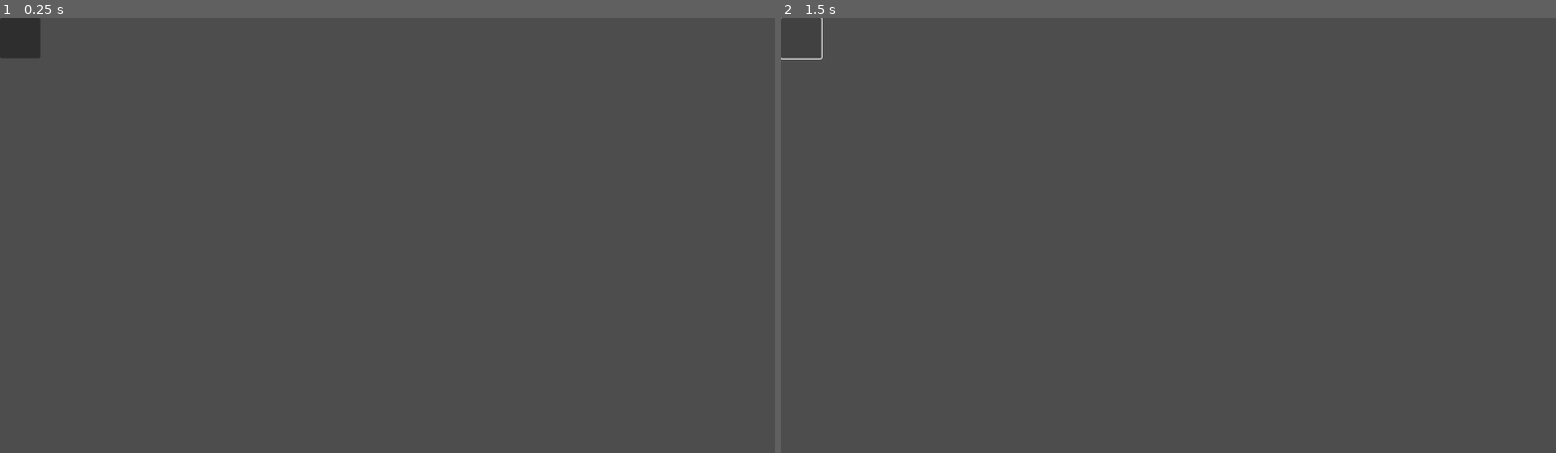
Above: before the commit, frames 1-2 (left to right).
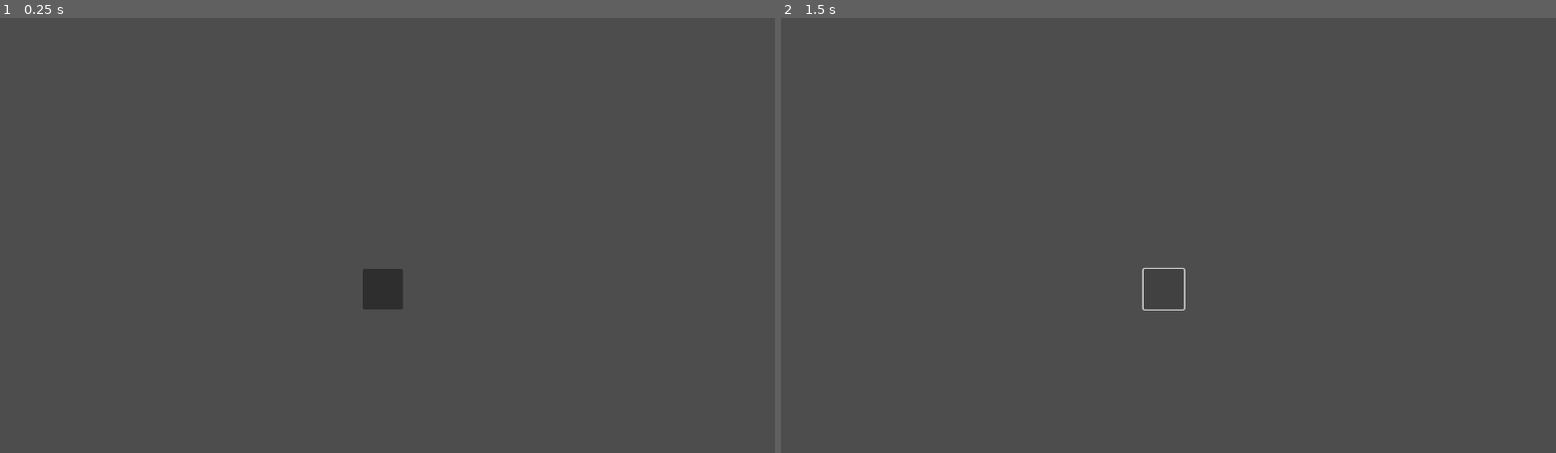
Above: after the commit, the same moments.

Repository: FlingFlongerz/Runes-of-ASL
Game: Godot game, scene res://scenes/finger_spell_screen.tscn
Two runs of this game, one before a commit and one after it. Both use one fixed random seed, a clock stepped at 60 frames per second and the inputs below. The project has no main scene, so this scene is started directly.
Inputs (mouse positions are in pixels of both pictures, inside the frame that each line leads up to; where the layout moved, square brackets give the same spot in the first picture):
- Up to frame 1 (0.25 s): no input
- Up to frame 2 (1.5 s): click (1160, 287) [804, 39] at 0.5 s; click (1160, 287) [804, 39] at 1.25 s

The runs differ from the first frame. In frame 1, 0.9% of the frame differs, in the area x 0-52%, y 0-68%; in frame 2, 0.1%.

Commit message:
python to godot connection TPC error in godot data error

Diff:
--- /dev/null
+++ b/scenes/ServerTest.tscn
@@ -0,0 +1,6 @@
+[gd_scene load_steps=2 format=3 uid="uid://dxsn0lbfb1ctw"]
+
+[ext_resource type="Script" path="res://scripts/test_detection.gd" id="1_o20p4"]
+
+[node name="ServerTest" type="Node"]
+script = ExtResource("1_o20p4")
--- a/scenes/finger_spell_screen.tscn
+++ b/scenes/finger_spell_screen.tscn
@@ -13,5 +13,7 @@
 
 [node name="HBoxContainer" type="HBoxContainer" parent="."]
 layout_mode = 0
-offset_right = 40.0
-offset_bottom = 40.0
+offset_left = 539.0
+offset_top = 374.0
+offset_right = 579.0
+offset_bottom = 414.0
--- /dev/null
+++ b/scripts/test_detection.gd
@@ -0,0 +1,36 @@
+extends Node
+
+var client : StreamPeerTCP
+var connected = false
+
+# -------------------------
+# Change these if needed
+# -------------------------
+const HOST = "127.0.0.1"
+const PORT = 8765
+
+func _ready():
+	client = StreamPeerTCP.new()
+	var err = client.connect_to_host(HOST, PORT)
+	if err == OK:
+		connected = true
+		print("✅ Connected to Python ASL TCP server")
+	else:
+		print("❌ Could not connect:", err)
+
+func _process(_delta):
+	if connected:
+		var available_bytes = client.get_available_bytes()
+		if available_bytes > 0:
+			var msg = client.get_utf8_string(available_bytes)
+			# Split messages by newline (in case Python sends multiple JSON objects)
+			for line in msg.strip_edges().split("\n"):
+				if line == "":
+					continue
+				var parse_result = JSON.parse_string(line)
+				if parse_result.error == OK:
+					var data = parse_result.result
+					if typeof(data) == TYPE_DICTIONARY and data.has("top_prediction"):
+						print("Top prediction:", data["top_prediction"])
+				else:
+					print("⚠ JSON parse error:", parse_result.error_string)
Not shown, added: server/data.csv.import
Not shown, changed: server/asl_model.pth
Not shown, changed: server/label_encoder.pkl
Not shown, changed: server/predict.py
